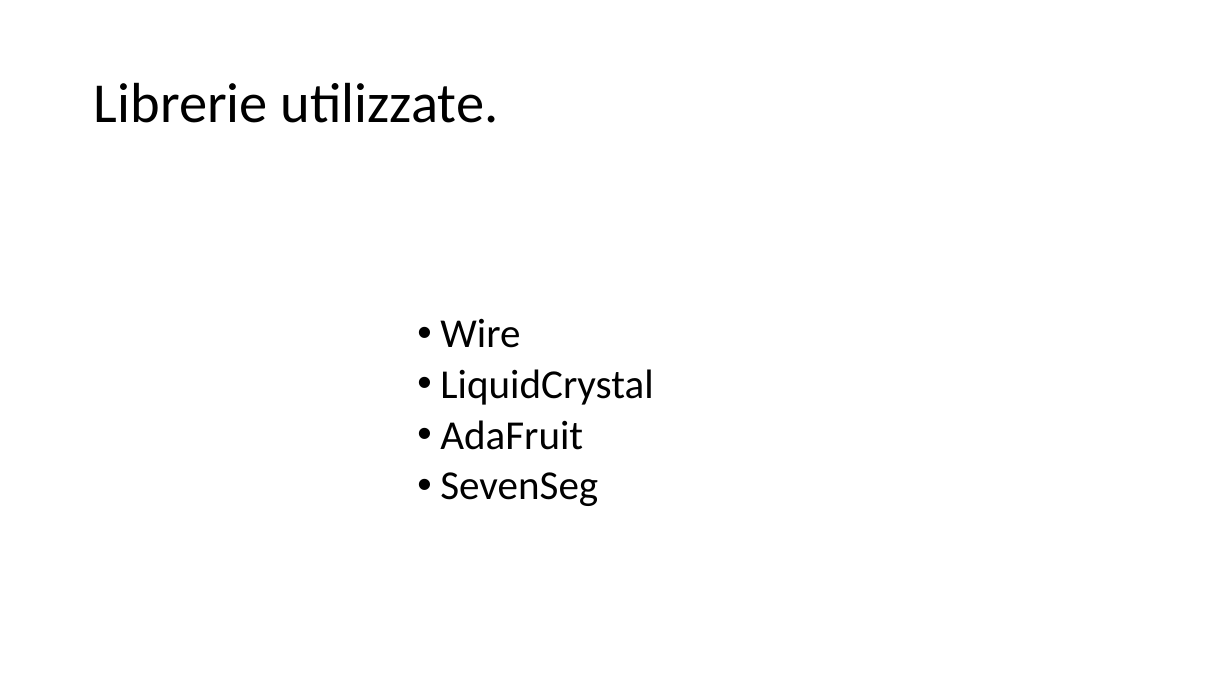
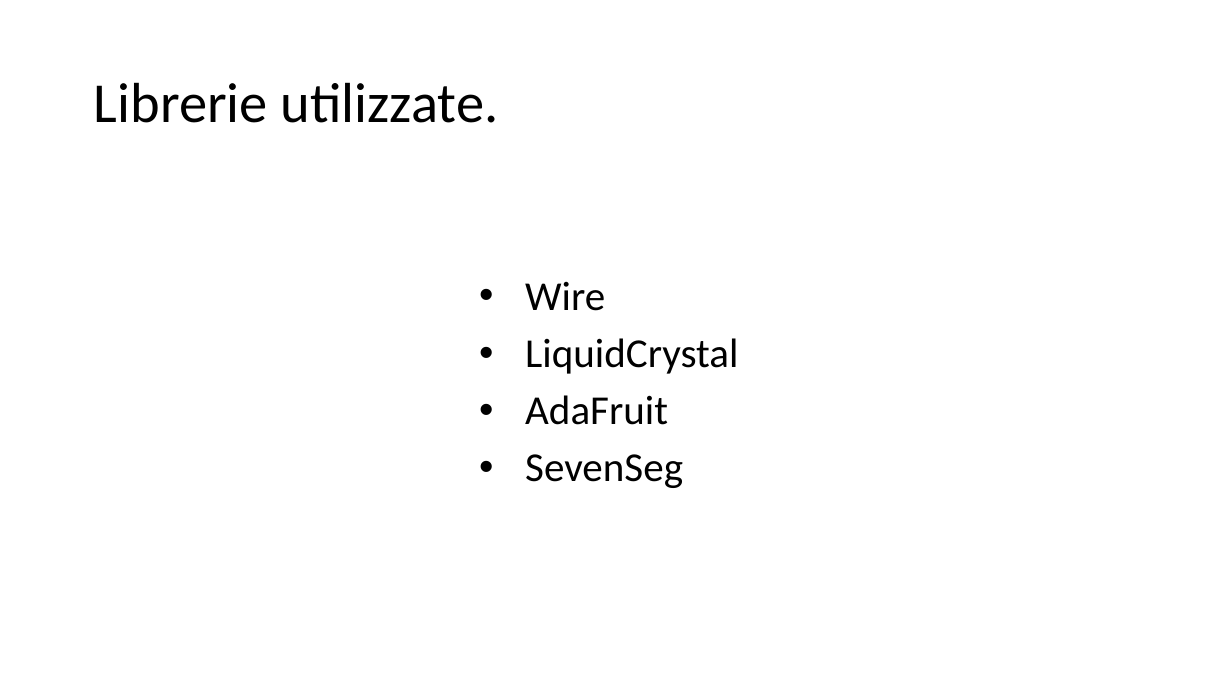
Before and after one commit to filippofinke/reaction-time-training, a slide deck: slide 13 of Presentations/Presentazione.pptx (slide 11 before the commit). Drawn at 1232x693 pixels with LibreOffice and Linux fonts; fonts in the diff are those of the drawing. Boxes give left, top, right and bottom in pixels: in the first picture for what was removed or moved away, otherwise in the second. Text is boxed around its words. In the diff, an @@ line names an element or a change of style, - is before the commit and + after.

```diff
--- a/Presentations/Presentazione.pptx
+++ b/Presentations/Presentazione.pptx
@@ text "Wire": place and size @@
-text "Wire" at [440, 318, 653, 506]
+text "Wire" at [525, 281, 738, 488]
@@ text "Wire" at [525, 281, 738, 488]: list level 8 to 1 in "Wire"; list level 8 to 1 in "LiquidCrystal"; list level 8 to 1 in "AdaFruit"; list level 8 to 1 in "SevenSeg" @@
```
Also in this commit, not shown: 6 other slides changed, 2 slides added, 3 other files.
